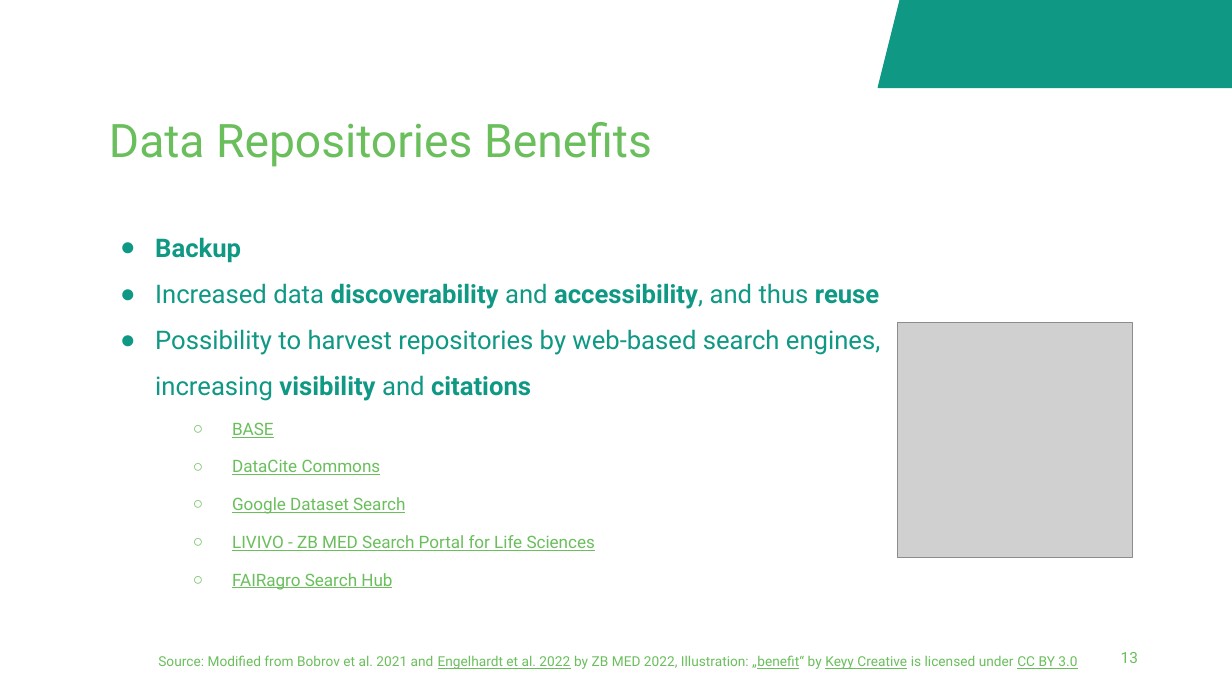
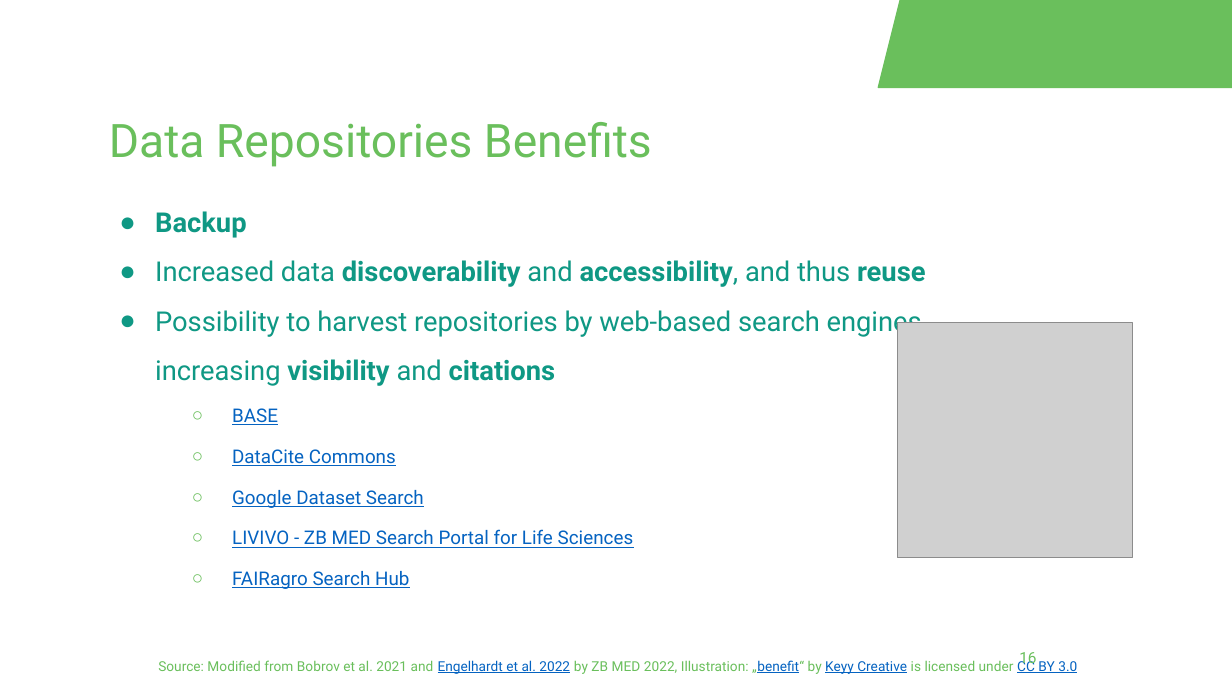
Before and after one commit to fairagro/FAIRagro_Modular-RDM-Training-Material, a slide deck: slide 16 of FAIRagro_Trainings_planned/2026-09_RepoTraining_deNBI/RepoTraining_Slides.odp (slide 13 before the commit). Drawn at 1232x693 pixels with LibreOffice and Linux fonts; fonts in the diff are those of the drawing; grey boxes stand for pictures; background and template pictures are left out. Boxes give left, top, right and bottom in pixels: in the first picture for what was removed or moved away, otherwise in the second. Text is boxed around its words. In the diff, an @@ line names an element or a change of style, - is before the commit and + after.

Commit message:
FAIRagro trainings slide updated

```diff
--- a/FAIRagro_Trainings_planned/2026-09_RepoTraining_deNBI/RepoTraining_Slides.odp
+++ b/FAIRagro_Trainings_planned/2026-09_RepoTraining_deNBI/RepoTraining_Slides.odp
@@ parallelogram at box(878, 0, 1232, 87): fill #0F9884 to #6ABF5C; outline #0F9884 0.74 pt to #6ABF5C 0.74 pt @@
@@ text "Backup" at box(155, 211, 928, 589): size 15 to 16 pt in "Backup", "Increased data discoverability and accessibility, and thus ...", "Possibility to harvest repositories by web-based search ..."; size 10 to 11 pt, text colour #6ABF5C to #0563C1 in "BASE", "DataCite Commons", "Google Dataset Search", "LIVIVO - ZB MED Search Portal for ..." and 1 more places; indent changed; less space between paragraphs @@
@@ text "Source: Modified from Bobrov et ..." at box(158, 658, 1077, 674): text colour #6ABF5C to #0563C1 in "Engelhardt et al. 2022 „benefit“ Keyy Creative ..." @@
@@ page number at box(1019, 652, 1036, 668): text changed @@
-13
+16
```
Also in this commit, not shown: 15 other slides changed, 6 slides added, 7 slides removed, 3 other files.
